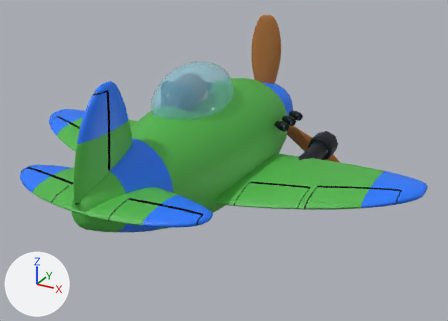
The glTF model dogfight/assets/models/spitfire_stylized.glb: old version first, new version second.
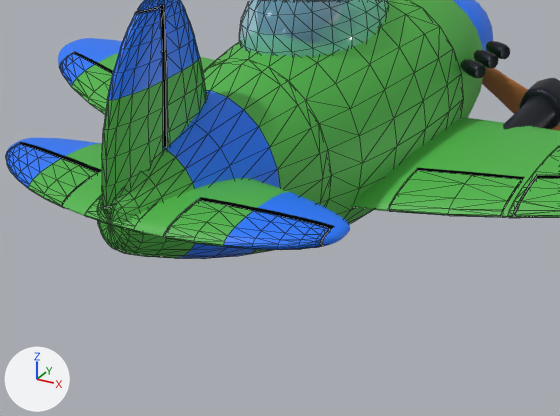
Each version is shown whole from a 50 mm lens placed at (4.88, -7.8, 3.99), pointed at (0.31, 0.5, -0.16), then close up on the part from 4% to 74% of the width and 27% to 100% of the height. Every picture has the same lights, and +X, +Y and +Z are marked at lower left. The last two pictures show the newer version. The close-ups show mesh edges as thin lines. Where no turn or scale is listed for an object, it has been applied to the vertices.

The first close-up shows 'CanopyMesh', 'ElevatorL', 'ElevatorR', 'Engine', 'Fin', 'FlapR', 'Fuselage', 'Rudder', 'StabiliserL', 'StabiliserR', 'Tail', 'WingR' and 6 more.
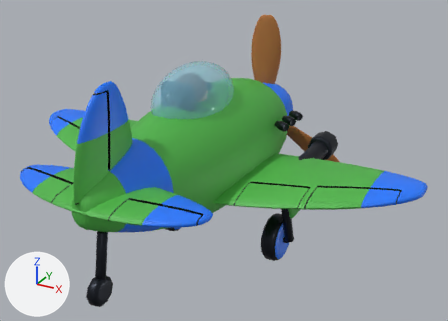
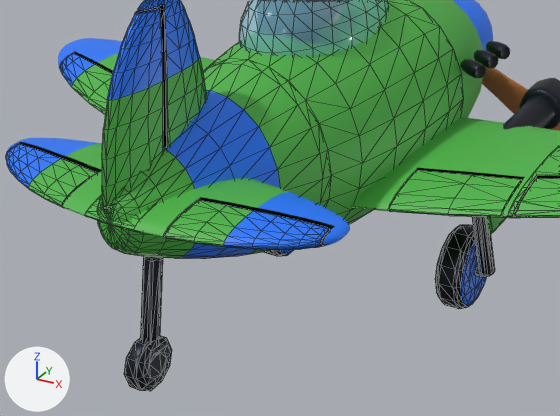
Changed parts and their boxes [x1, y1, x2, y2] in the close-ups (560 x 416 px):
'GearR', added: after [435, 216, 507, 309]
    faces in mat_metaldark (dark grey #2a2e36): [435, 216, 495, 309]
    faces in mat_wingaccent_teamcolor (blue #1e78ff): [461, 241, 486, 306]
    faces in mat_bodyprimary (green #4fb548): [485, 217, 507, 234]
'TailWheel', added: after [124, 256, 172, 391]
'GearL', added (mostly hidden): after [265, 249, 295, 256]

What the commit changed:
Mesh me_gearr is new.
It has 248 vertices, 480 faces and spans x -0.3..0.26, y -0.24..0.66, z -1.78..0.01.
Faces by material slot: [44, 136, 300].
It uses material mat_bodyprimary (green #4fb548).
It uses material mat_wingaccent_teamcolor (blue #1e78ff).
It uses material mat_metaldark (dark grey #2a2e36).
Mesh me_gearl is new.
It has 248 vertices, 480 faces and spans x -0.26..0.3, y -0.24..0.66, z -1.78..0.01.
Faces by material slot: [44, 136, 300].
It uses material mat_bodyprimary (green #4fb548).
It uses material mat_wingaccent_teamcolor (blue #1e78ff).
It uses material mat_metaldark (dark grey #2a2e36).
Mesh me_tailwheel is new.
It has 116 vertices, 224 faces and spans x -0.085..0.085, y -0.38..0.066, z -1.059..0.009.
It uses material mat_metaldark (dark grey #2a2e36).
Object 'GearR' (ob_gearr) is new; it shows me_gearr.
Its location is (1.22, 0.82, -0.325).
Object 'GearL' (ob_gearl) is new; it shows me_gearl.
Its location is (-1.22, 0.82, -0.325).
Object 'TailWheel' (ob_tailwheel) is new; it shows me_tailwheel.
Its location is (0.0, -2.28, -0.18).
